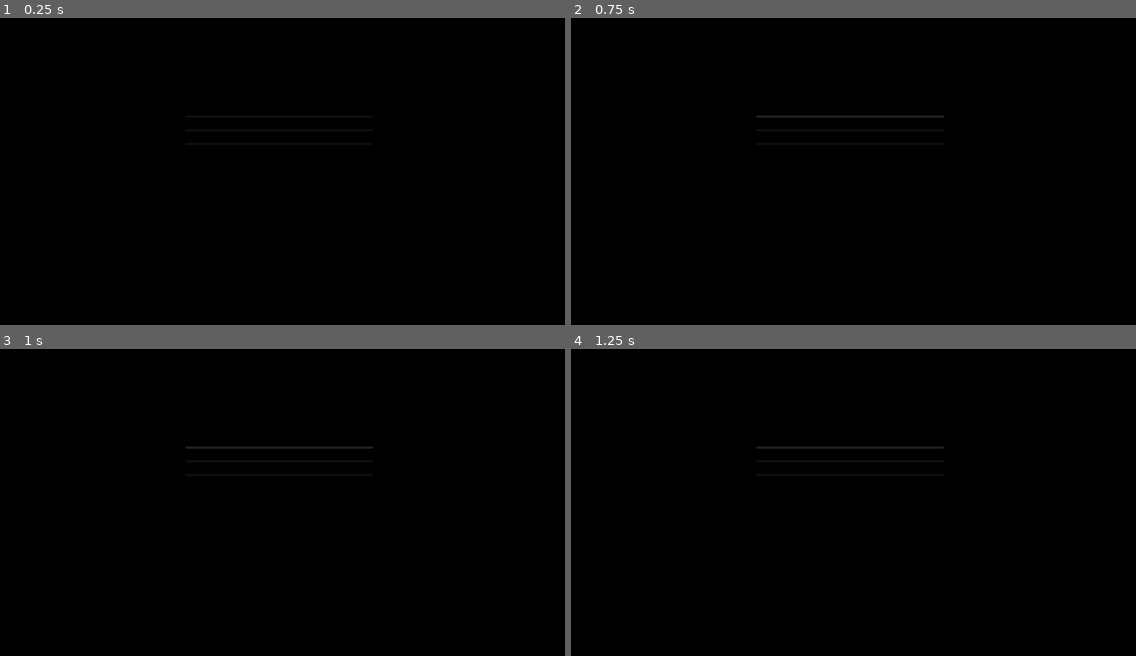
Above: before the commit, frames 1-4 (two rows, left to right).
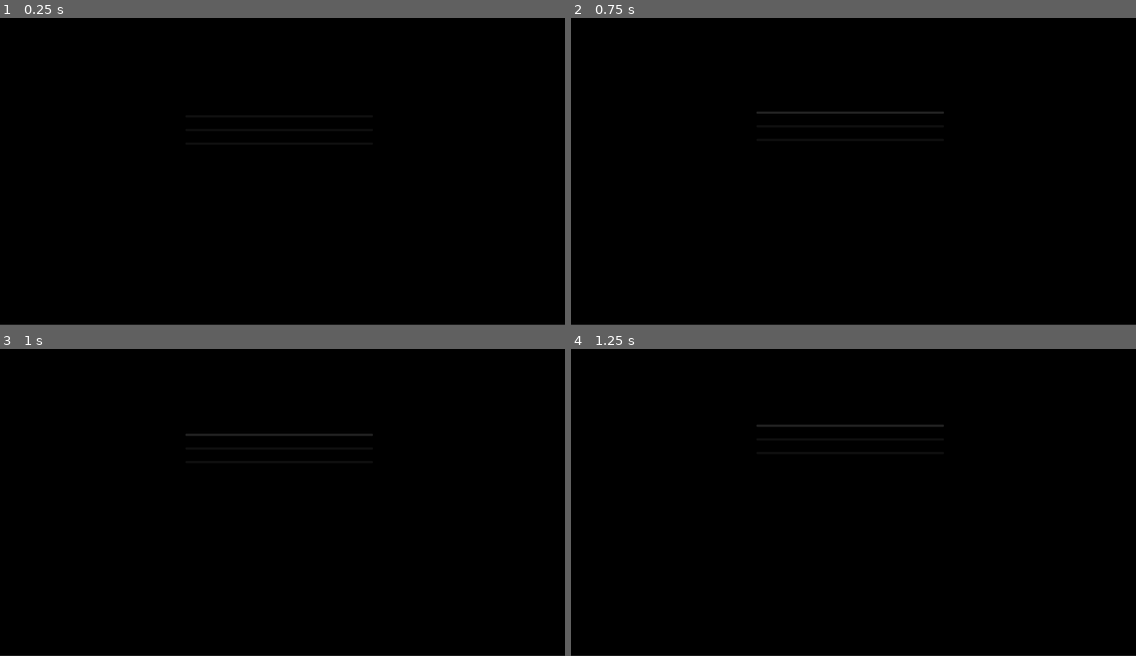
Above: after the commit, the same moments.

Repository: JonathanSaji/BeneathTheSurface
Game: Godot game, scene res://main_menu.tscn
The game is run twice, just before and just after one commit, with the same random seed, the same clock (stepped at 60 frames per second) and the same inputs.
Inputs:
- Up to frame 1 (0.25 s): no input
- Up to frame 2 (0.75 s): click "Enter" at 0.5 s
- Up to frame 3 (1 s): no input
- Up to frame 4 (1.25 s): no input

The runs differ from the first frame. In frame 1, 0.2% of the frame differs, in the area x 0-100%, y 99-100%; in frame 2, 0.6%, in the area x 0-100%, y 30-100%; in frame 3, 0.5%; in frame 4, 0.5%.

Commit message:
menu scroll anim

Diff:
--- a/beneath-the-surface/main_menu.gd
+++ b/beneath-the-surface/main_menu.gd
@@ -3,6 +3,7 @@
 @onready var play_btn    : Button = $ColorRect/VBoxContainer/Play
 @onready var options_btn : Button = $ColorRect/VBoxContainer/Options
 @onready var quit_btn    : Button = $ColorRect/VBoxContainer/Quit
+@onready var anim = $AnimationPlayer
 
 
 func _ready() -> void:
@@ -12,7 +13,7 @@
 
 func _on_play_pressed() -> void:
 	# get_tree().change_scene_to_file("res://Game.tscn")
-	print("Play Pressed")
+	anim.play("scroll_up")
 
 func _on_options_pressed() -> void:
 	print("Options pressed")
--- a/beneath-the-surface/main_menu.tscn
+++ b/beneath-the-surface/main_menu.tscn
@@ -1,12 +1,51 @@
 [gd_scene format=3 uid="uid://bdprys7mti7b4"]
 
 [ext_resource type="Script" uid="uid://lw03mkieskff" path="res://main_menu.gd" id="1_06t4h"]
+
+[sub_resource type="Animation" id="Animation_06t4h"]
+length = 0.001
+tracks/0/type = "value"
+tracks/0/imported = false
+tracks/0/enabled = true
+tracks/0/path = NodePath(".:position")
+tracks/0/interp = 1
+tracks/0/loop_wrap = true
+tracks/0/keys = {
+"times": PackedFloat32Array(0),
+"transitions": PackedFloat32Array(1),
+"update": 0,
+"values": [Vector2(650, 300)]
+}
+
+[sub_resource type="Animation" id="Animation_7vrkn"]
+resource_name = "scroll_up"
+length = 6.133333
+tracks/0/type = "value"
+tracks/0/imported = false
+tracks/0/enabled = true
+tracks/0/path = NodePath(".:position")
+tracks/0/interp = 1
+tracks/0/loop_wrap = true
+tracks/0/keys = {
+"times": PackedFloat32Array(0.06666667, 6.0333333),
+"transitions": PackedFloat32Array(1, 1),
+"update": 0,
+"values": [Vector2(650, 300), Vector2(650, -458)]
+}
+
+[sub_resource type="AnimationLibrary" id="AnimationLibrary_fu7sn"]
+_data = {
+&"RESET": SubResource("Animation_06t4h"),
+&"scroll_up": SubResource("Animation_7vrkn")
+}
 
 [node name="MainMenu" type="Control" unique_id=1426397235]
 layout_mode = 3
 anchors_preset = 15
 anchor_right = 1.0
 anchor_bottom = 1.0
+offset_top = -1.0
+offset_bottom = -1.0
 grow_horizontal = 2
 grow_vertical = 2
 script = ExtResource("1_06t4h")
@@ -22,7 +61,7 @@
 offset_left = 650.0
 offset_top = 300.0
 offset_right = 1307.0
-offset_bottom = 695.0
+offset_bottom = 695.0001
 theme_override_constants/separation = 40
 
 [node name="Label" type="Label" parent="ColorRect/VBoxContainer" unique_id=481520046]
@@ -46,3 +85,7 @@
 theme_override_font_sizes/font_size = 60
 text = "Quit
 "
+
+[node name="AnimationPlayer" type="AnimationPlayer" parent="." unique_id=295019004]
+root_node = NodePath("../ColorRect/VBoxContainer")
+libraries/ = SubResource("AnimationLibrary_fu7sn")
